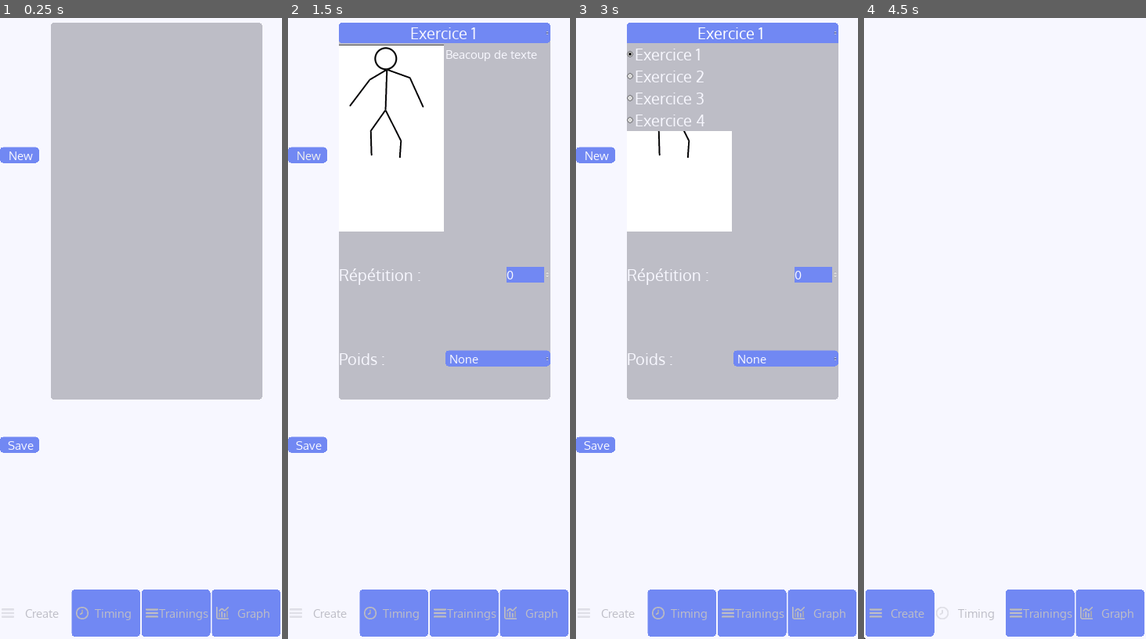
Above: before the commit, frames 1-4 (left to right).
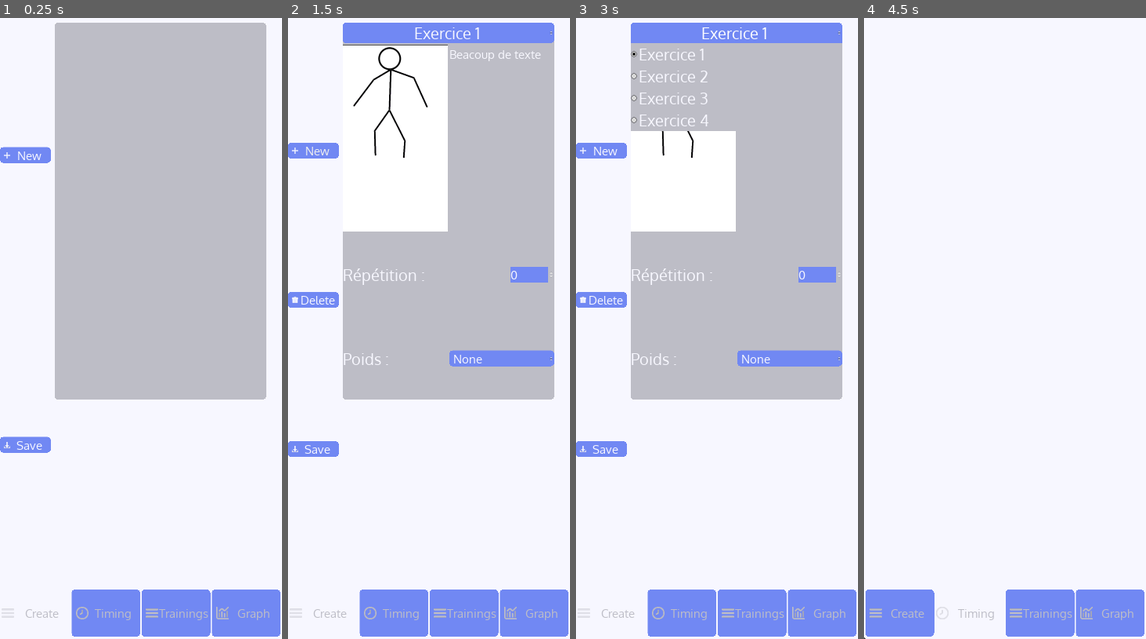
Above: after the commit, the same moments.

Repository: valexand-ulb/Muscle-App
Game: Godot game, scene res://Scenes/App.tscn
Same seed, same stepped clock (60 frames per second), same inputs: the game is played once before the commit and once after it.
Inputs:
- Up to frame 1 (0.25 s): no input
- Up to frame 2 (1.5 s): click "Save" at 0.5 s; click "New" at 1.25 s
- Up to frame 3 (3 s): click "New" at 2 s; click "Exercice 1" at 2.75 s
- Up to frame 4 (4.5 s): click "None" at 3.5 s; click "Timing" at 4.25 s

The runs differ from the first frame. In frame 1, 2.1% of the frame differs, in the area x 1-95%, y 0-71%; in frame 2, 4.4%, in the area x 0-95%, y 0-71%; in frame 3, 4.3%; in frame 4, nothing differs.

Commit message:
added delete button, freeing memory

Diff:
--- a/Scenes/GUI.tscn
+++ b/Scenes/GUI.tscn
@@ -7,6 +7,9 @@
 [ext_resource path="res://textures/Images/TabsIcons/chart-histogram.png" type="Texture" id=5]
 [ext_resource path="res://textures/Images/TabsIcons/clock.png" type="Texture" id=6]
 [ext_resource path="res://textures/Images/TabsIcons/menu-burger.png" type="Texture" id=7]
+[ext_resource path="res://textures/Images/SmallIcons/download.png" type="Texture" id=8]
+[ext_resource path="res://textures/Images/SmallIcons/plus.png" type="Texture" id=9]
+[ext_resource path="res://textures/Images/SmallIcons/trash.png" type="Texture" id=10]
 
 [sub_resource type="StyleBoxFlat" id=1]
 bg_color = Color( 0.745098, 0.745098, 0.780392, 1 )
@@ -38,29 +41,38 @@
 mouse_filter = 1
 
 [node name="ButtonBox" type="VBoxContainer" parent="TabContainer/Create"]
-margin_right = 100.0
+margin_right = 130.0
 margin_bottom = 1472.0
 
 [node name="New" type="Button" parent="TabContainer/Create/ButtonBox"]
-margin_top = 347.0
-margin_right = 100.0
-margin_bottom = 386.0
+margin_top = 336.0
+margin_right = 130.0
+margin_bottom = 375.0
 size_flags_vertical = 6
 text = "New"
+icon = ExtResource( 9 )
+
+[node name="Delete" type="Button" parent="TabContainer/Create/ButtonBox"]
+margin_top = 716.0
+margin_right = 130.0
+margin_bottom = 755.0
+text = "Delete"
+icon = ExtResource( 10 )
 
 [node name="Save" type="Button" parent="TabContainer/Create/ButtonBox"]
-margin_top = 1085.0
-margin_right = 100.0
-margin_bottom = 1124.0
+margin_top = 1096.0
+margin_right = 130.0
+margin_bottom = 1135.0
 size_flags_vertical = 6
 text = "Save"
+icon = ExtResource( 8 )
 
 [node name="ScrollContainer" type="ScrollContainer" parent="TabContainer/Create"]
-anchor_left = 0.556
-anchor_right = 0.556
-margin_left = -270.32
+anchor_left = 0.569
+anchor_right = 0.569
+margin_left = -269.68
 margin_top = 30.0
-margin_right = 269.68
+margin_right = 270.32
 margin_bottom = 990.0
 mouse_filter = 1
 size_flags_horizontal = 3
@@ -143,6 +155,8 @@
 icon = ExtResource( 5 )
 
 [connection signal="pressed" from="TabContainer/Create/ButtonBox/New" to="TabContainer/Create/ScrollContainer/VBoxContainer" method="_on_New_pressed"]
+[connection signal="pressed" from="TabContainer/Create/ButtonBox/Delete" to="TabContainer/Create/ScrollContainer/VBoxContainer" method="_on_Delete_pressed"]
+[connection signal="pressed" from="TabContainer/Create/ButtonBox/Save" to="TabContainer/Create/ScrollContainer/VBoxContainer" method="_on_Save_pressed"]
 [connection signal="button_up" from="MarginContainer/HBoxContainer/Create" to="." method="_on_Create_button_up"]
 [connection signal="button_up" from="MarginContainer/HBoxContainer/Timing" to="." method="_on_Timing_button_up"]
 [connection signal="button_up" from="MarginContainer/HBoxContainer/Trainings" to="." method="_on_Trainings_button_up"]
--- a/Scripts/CardContainer.gd
+++ b/Scripts/CardContainer.gd
@@ -1,5 +1,6 @@
 extends VBoxContainer
 
+var has_del_button : bool = 0
 
 # Declare member variables here. Examples:
 # var a = 2
@@ -15,9 +16,35 @@
 #func _process(delta):
 #	pass
 
+func _set_del_button_visible():
+	$"../../ButtonBox/Delete".visible=1
+	has_del_button = 1
+
+func _set_del_button_invisible():
+	$"../../ButtonBox/Delete".visible=0
+	has_del_button = 0
+
+func _delete_all_children():
+	for child in get_children():
+		child.free()
+	_set_del_button_invisible()
 
 func _on_New_pressed():
 	var CardScene = load("res://Scenes/Card.tscn")
 	var _Card_instance = CardScene.instance()
 	add_child(_Card_instance)
-	#$".."
+
+	# Si pas de bouton 'delete', ajoute en un
+	if not has_del_button:
+		_set_del_button_visible()
+
+func _on_Delete_pressed():
+	var children_list = get_children()
+	if len(children_list) == 1:
+		_set_del_button_invisible()
+	get_children()[-1].free()
+
+
+func _on_Save_pressed():
+	# TODO : effectue une sauvegarde des informations
+	_delete_all_children()
--- a/Scripts/GUI.gd
+++ b/Scripts/GUI.gd
@@ -4,7 +4,7 @@
 
 func _ready():
 	$MarginContainer/HBoxContainer/Create.disabled = 1
-
+	$TabContainer/Create/ButtonBox/Delete.visible = 0
 
 func _enable_other_button(idx : int):
 	var button_names = ["Create", "Timing", "Trainings", "Graph"]
Not shown: 1 places in Scenes/GUI.tscn that only renumber resources
Binary file added: textures/Images/SmallIcons/download.png
Not shown, added: textures/Images/SmallIcons/download.png.import
Binary file added: textures/Images/SmallIcons/plus.png
Not shown, added: textures/Images/SmallIcons/plus.png.import
Binary file added: textures/Images/SmallIcons/trash.png
Not shown, added: textures/Images/SmallIcons/trash.png.import
